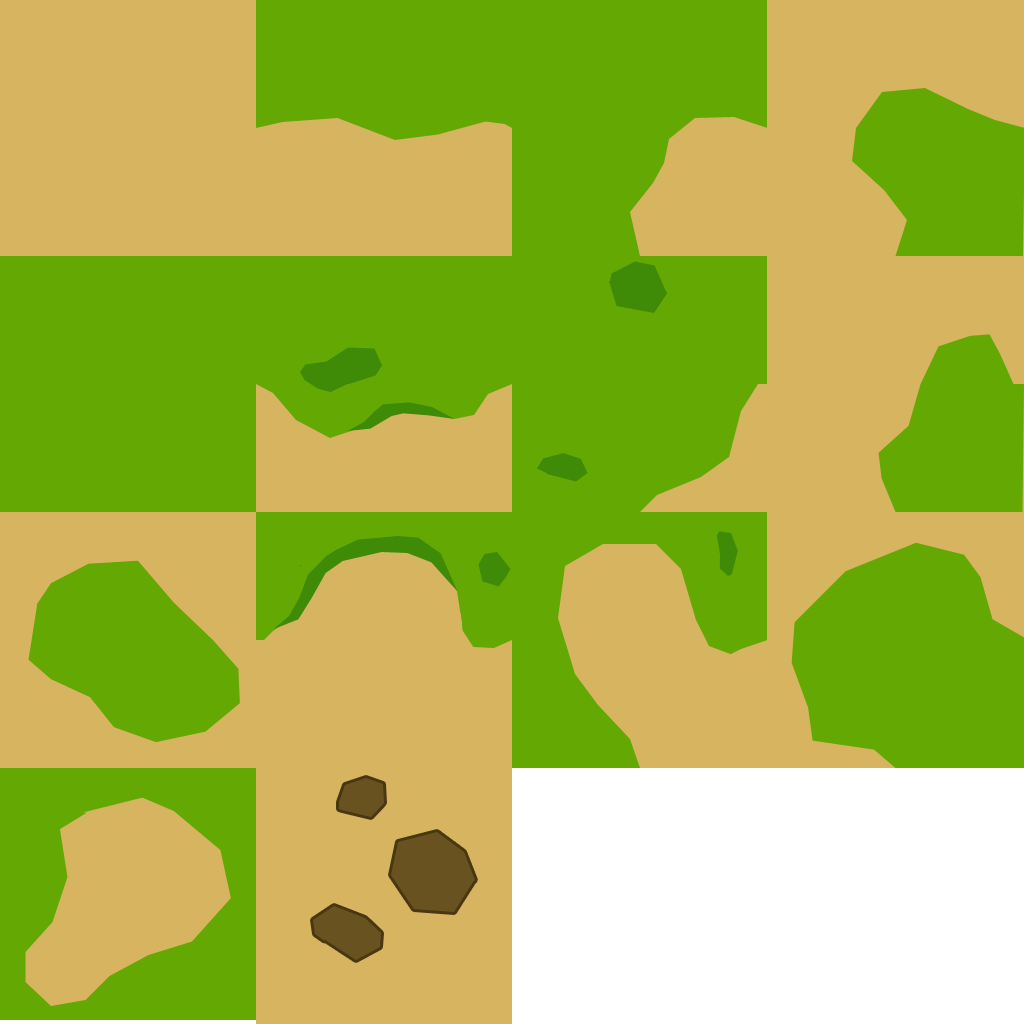
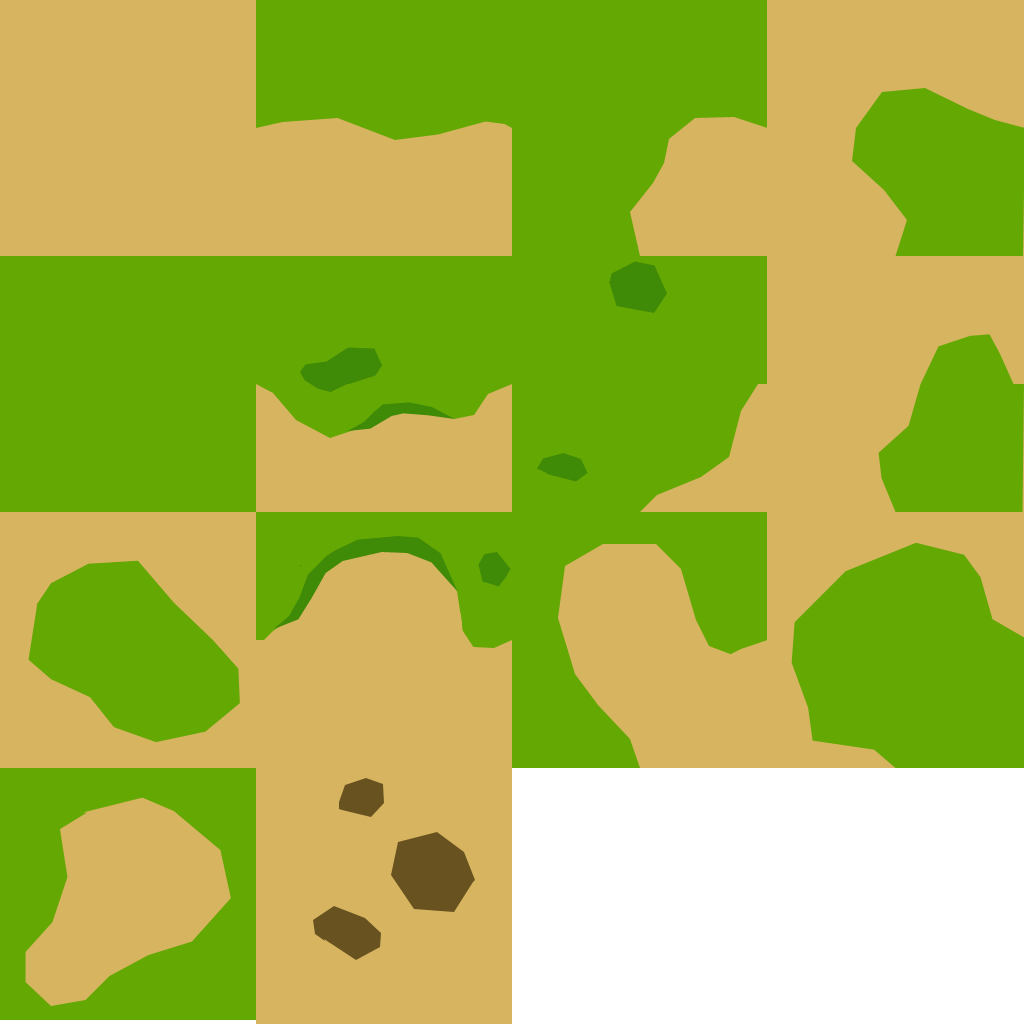
Before/after of a 1024 × 1024 layered artwork. What changed in the layer stack:
painted on "Layer 21" over box(717, 531, 738, 577)
